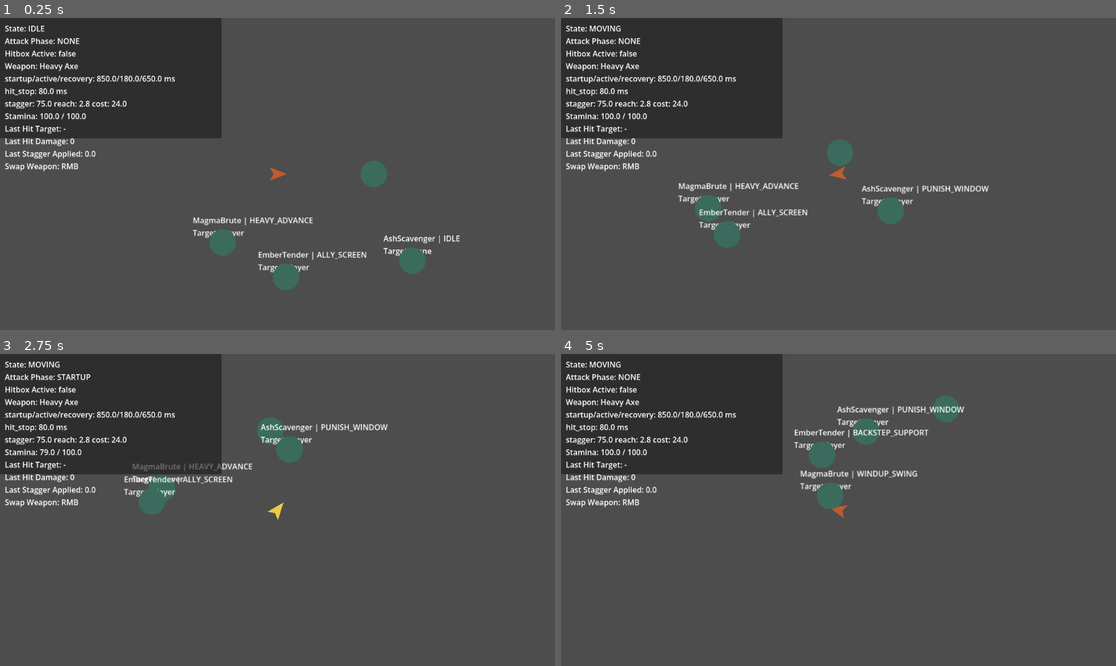
Above: before the commit, frames 1-4 (two rows, left to right).
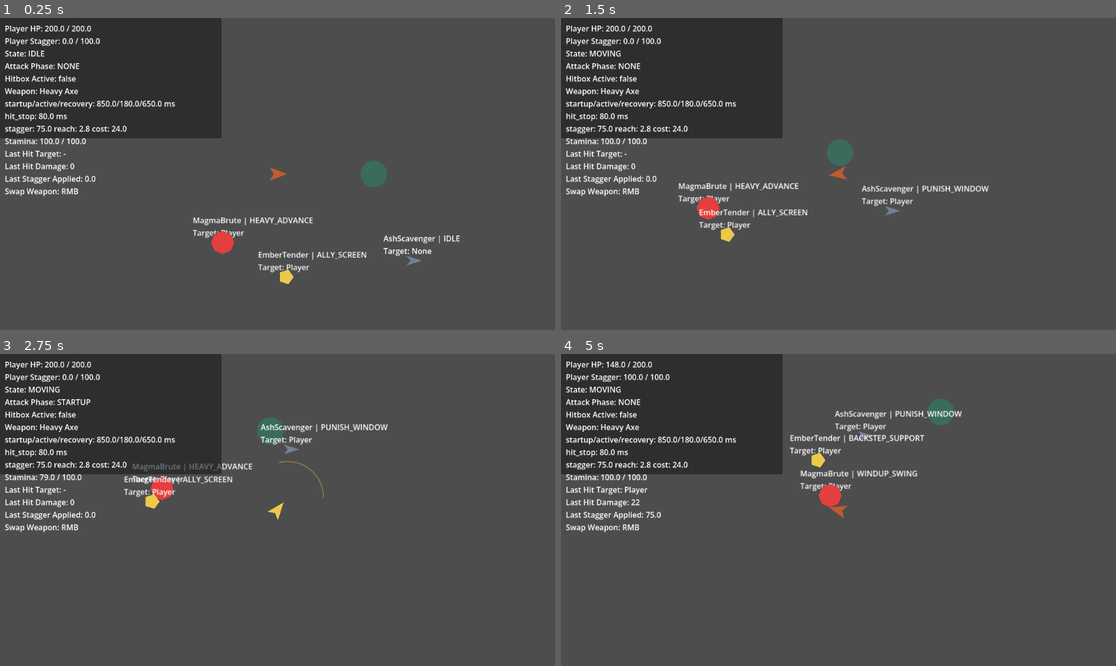
Above: after the commit, the same moments.

Repository: CS-Builder1/Archaic-Quest
Game: Godot game, scene res://scenes/world/OuterCaldera.tscn
Two runs of this game, one before a commit and one after it. Both use one fixed random seed, a clock stepped at 60 frames per second and the inputs below.
Inputs (mouse positions are in pixels of both pictures, inside the frame that each line leads up to):
- Up to frame 1 (0.25 s): no input
- Up to frame 2 (1.5 s): move the mouse to (960, 158) at 0.52 s; hold D (move_right) 0.53-1.28 s; tap Space (dodge) at 0.6 s; move the mouse to (727, 189) at 1.27 s; hold S (move_down) from 1.28 s (still down); tap F (interact) at 1.35 s
- Up to frame 3 (2.75 s): move the mouse to (333, 441) at 2.02 s; release S (move_down) at 2.03 s; hold D (move_right) from 2.03 s (still down); click (333, 441) at 2.1 s
- Up to frame 4 (5 s): move the mouse to (810, 572) at 2.77 s; release D (move_right) at 2.78 s; hold W (move_up) 2.78-3.53 s; right-click (810, 572) at 2.85 s; move the mouse to (1005, 556) at 3.52 s; hold A (move_left) from 3.53 s (still down); tap Space (dodge) at 3.6 s; move the mouse to (672, 463) at 4.27 s; tap F (interact) at 4.35 s

The runs differ from the first frame. In frame 1, 3.9% of the frame differs, in the area x 0-77%, y 2-88%; in frame 2, 3.9%; in frame 3, 3.8%; in frame 4, 5.3%, in the area x 0-73%, y 2-58%.

Commit message:
feat: implement AI controller, player movement/combat, and hurtbox component system

Diff:
--- a/scripts/ai/AIController.gd
+++ b/scripts/ai/AIController.gd
@@ -10,6 +10,7 @@
 var threat_model: ThreatModel = ThreatModel.new()
 var role_behavior: RoleBehavior = RoleBehavior.new()
 var known_targets: Array[Node2D] = []
+var attack_cooldown: float = 0.0
 
 @onready var state_label: Label = get_node_or_null("DebugStateLabel")
 
@@ -20,6 +21,12 @@
 	velocity = role_behavior.get_desired_velocity(self)
 	move_and_slide()
 	_update_debug_readout()
+
+	if attack_cooldown > 0.0:
+		attack_cooldown -= delta
+	else:
+		_check_ai_attacks()
+
 
 func set_role_behavior(behavior: RoleBehavior) -> void:
 	if behavior == null:
@@ -137,3 +144,28 @@
 func is_alive() -> bool:
 	var hc = get_node_or_null("HealthComponent")
 	return hc.current_health > 0 if hc else true
+
+func _check_ai_attacks() -> void:
+	if target_actor == null:
+		return
+	var distance := global_position.distance_to(target_actor.global_position)
+	var role_name := role_behavior.get_role_name()
+
+	if role_name == "Bruiser" and distance < 65.0:
+		_perform_ai_strike(30, 45.0, 1.6) # 30 damage, 45 stagger, 1.6s cooldown
+	elif role_name == "Skirmisher" and distance < 55.0:
+		_perform_ai_strike(12, 15.0, 0.9) # 12 damage, 15 stagger, 0.9s cooldown
+
+func _perform_ai_strike(damage_val: int, stagger_val: float, cooldown_val: float) -> void:
+	attack_cooldown = cooldown_val
+
+	var visual = get_node_or_null("BodyVisual")
+	if visual is Polygon2D:
+		var orig_color: Color = visual.color
+		visual.color = Color("ffffff") # white flash
+		var t = get_tree().create_timer(0.12, true, false, true)
+		t.timeout.connect(func(): if is_instance_valid(visual): visual.color = orig_color)
+
+	var target_hb = target_actor.get_node_or_null("HurtboxComponent")
+	if target_hb is HurtboxComponent:
+		target_hb.apply_hit(damage_val, stagger_val, self)
--- a/scripts/combat/HurtboxComponent.gd
+++ b/scripts/combat/HurtboxComponent.gd
@@ -9,20 +9,25 @@
 
 func _ready() -> void:
 	# Add a premium visual representation to the dummy
-	var poly := Polygon2D.new()
-	poly.name = "DummyVisual"
-	# Create a circle-like polygon representing the dummy
-	var points := PackedVector2Array()
-	var segments := 16
-	var radius := 28.0
-	for i in range(segments):
-		var angle := i * 2.0 * PI / segments
-		points.append(Vector2(cos(angle), sin(angle)) * radius)
-	poly.polygon = points
-	poly.color = Color("3a6b5c") # premium deep sage green
-	add_child(poly)
+	if get_parent().name == "Dummy":
+		var poly := Polygon2D.new()
+		poly.name = "DummyVisual"
+		# Create a circle-like polygon representing the dummy
+		var points := PackedVector2Array()
+		var segments := 16
+		var radius := 28.0
+		for i in range(segments):
+			var angle := i * 2.0 * PI / segments
+			points.append(Vector2(cos(angle), sin(angle)) * radius)
+		poly.polygon = points
+		poly.color = Color("3a6b5c") # premium deep sage green
+		add_child(poly)
+
 
 func apply_hit(damage: int, stagger_amount: float, source: Node) -> void:
+	if get_parent() is PlayerController and get_parent().state == "DODGING":
+		# Dodge immunity! Ignore hit.
+		return
 	if health_component != null:
 		health_component.apply_damage(damage, source)
 	if stagger_component != null:
--- a/scripts/player/PlayerController.gd
+++ b/scripts/player/PlayerController.gd
@@ -55,6 +55,30 @@
 	_set_weapon_by_id("barbarian_heavy_axe")
 	attack_collision.disabled = true
 
+	# Programmatic player combat components
+	var hc := HealthComponent.new()
+	hc.name = "HealthComponent"
+	hc.max_health = 200
+	add_child(hc)
+
+	var sc := StaggerComponent.new()
+	sc.name = "StaggerComponent"
+	sc.stagger_threshold = 100.0
+	add_child(sc)
+
+	var hb := HurtboxComponent.new()
+	hb.name = "HurtboxComponent"
+	hb.health_component_path = NodePath("../HealthComponent")
+	hb.stagger_component_path = NodePath("../StaggerComponent")
+
+	var hb_col := CollisionShape2D.new()
+	var hb_shape := CircleShape2D.new()
+	hb_shape.radius = 18.0
+	hb_col.shape = hb_shape
+	hb.add_child(hb_col)
+	add_child(hb)
+
+
 func _physics_process(delta: float) -> void:
 	input_intent.collect_intent(camera)
 	_handle_weapon_swap_intent()
@@ -63,10 +87,14 @@
 	_update_state(delta)
 	move_and_slide()
 	_update_visuals()
+	if hitbox_active:
+		_resolve_hits()
 	if Input.is_action_just_pressed("reload_test_scene"):
 		get_tree().reload_current_scene()
 
+
 func _update_visuals() -> void:
+	queue_redraw()
 	var visual = get_node_or_null("BodyVisual")
 	if visual is Polygon2D:
 		if state == "DODGING":
@@ -79,6 +107,34 @@
 			visual.color = Color("718096") # premium muted slate gray
 		else:
 			visual.color = Color("bf5b30") # premium rust orange (idle/moving)
+
+func _draw() -> void:
+	if attack_phase != "NONE" and !attack_weapon.is_empty():
+		var weapon := _get_active_weapon()
+		var reach := float(weapon.get("reach", 2.0))
+		var radius := 36.0
+		var angle_span := 65.0
+		if weapon.get("id", "") == "barbarian_heavy_axe":
+			radius = 52.0
+			angle_span = 105.0
+		elif weapon.get("id", "") == "barbarian_maul":
+			radius = 46.0
+			angle_span = 55.0
+
+		var arc_radius := radius + (reach * 8.0)
+		var center := Vector2(reach * 12.0, 0)
+
+		if attack_phase == "STARTUP":
+			draw_arc(center, arc_radius, -deg_to_rad(angle_span/2), deg_to_rad(angle_span/2), 32, Color("ecc94b", 0.4), 2.0)
+		elif attack_phase == "ACTIVE":
+			var points := PackedVector2Array()
+			points.append(Vector2.ZERO)
+			var steps := 16
+			for i in range(steps + 1):
+				var angle := -deg_to_rad(angle_span/2) + (i * deg_to_rad(angle_span) / steps)
+				points.append(center + Vector2(cos(angle), sin(angle)) * arc_radius)
+			draw_polygon(points, [Color("ff4a4a", 0.45)])
+			draw_arc(center, arc_radius, -deg_to_rad(angle_span/2), deg_to_rad(angle_span/2), 32, Color("ff8a8a", 0.8), 3.0)
 
 func _handle_weapon_swap_intent() -> void:
 	if attack_phase == "NONE" and input_intent.wants_secondary and weapons.size() >= 2:
@@ -159,7 +215,11 @@
 		attack_weapon = {}
 
 func _resolve_hits() -> void:
-	for body in attack_area.get_overlapping_areas():
+	var areas := attack_area.get_overlapping_areas()
+	if not areas.is_empty():
+		print("[HITBOX DEBUG] Overlapping areas: ", areas)
+	for body in areas:
+		print("[HITBOX DEBUG] Checking body: ", body.name, " (class: ", body.get_class(), ", script: ", body.get_script(), ")")
 		if body is HurtboxComponent:
 			var target_name := body.get_parent().name if body.get_parent() else body.name
 			if active_window_hit_targets.has(target_name):
@@ -174,6 +234,7 @@
 			await get_tree().create_timer(float(attack_weapon.get("hit_stop_ms", 0)) / 1000.0, true, false, true).timeout
 			Engine.time_scale = 1.0
 
+
 func _exit_tree() -> void:
 	Engine.time_scale = 1.0
 
@@ -199,11 +260,11 @@
 	elif weapon.get("id", "") == "barbarian_maul":
 		radius = 46.0
 		_angle_span = deg_to_rad(55.0)
-	var shape := CapsuleShape2D.new()
-	shape.radius = radius
-	shape.height = reach * 24.0
+	var shape := CircleShape2D.new()
+	shape.radius = radius + (reach * 8.0)
 	attack_collision.shape = shape
-	attack_area.position = Vector2((reach * 24.0) * 0.5, 0)
+	attack_area.position = Vector2(reach * 12.0, 0)
+
 
 func _get_active_weapon() -> Dictionary:
 	if weapons.is_empty() or active_weapon_index < 0 or active_weapon_index >= weapons.size():
--- a/scripts/ui/DebugOverlay.gd
+++ b/scripts/ui/DebugOverlay.gd
@@ -9,8 +9,24 @@
 	if player == null:
 		label.text = "Debug: player missing"
 		return
+	var hp := 0.0
+	var max_hp := 0.0
+	var player_hc = player.get_node_or_null("HealthComponent")
+	if player_hc != null:
+		hp = player_hc.current_health
+		max_hp = player_hc.max_health
+
+	var stagger := 0.0
+	var max_stagger := 0.0
+	var player_sc = player.get_node_or_null("StaggerComponent")
+	if player_sc != null:
+		stagger = player_sc.current_stagger
+		max_stagger = player_sc.stagger_threshold
+
 	var weapon := player._get_active_weapon()
 	label.text = "\n".join([
+		"Player HP: %.1f / %.1f" % [hp, max_hp],
+		"Player Stagger: %.1f / %.1f" % [stagger, max_stagger],
 		"State: %s" % player.state,
 		"Attack Phase: %s" % player.attack_phase,
 		"Hitbox Active: %s" % str(player.hitbox_active),
